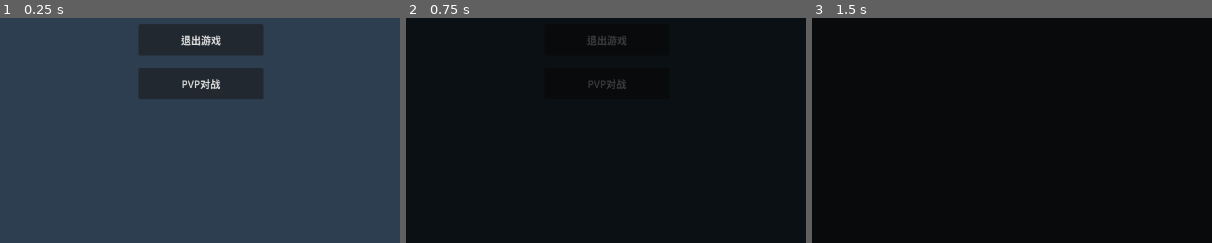
Above: before the commit, frames 1-3 (left to right).
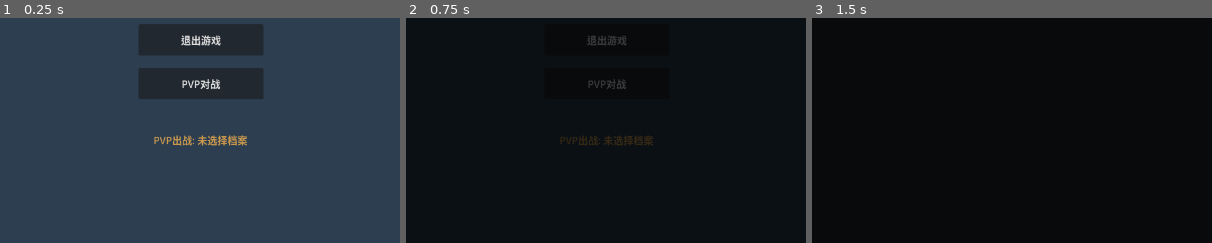
Above: after the commit, the same moments.

Repository: TianYu0321/Hero-Battle
Game: Godot game, scene res://scenes/main_menu/menu.tscn
The game is run twice, just before and just after one commit, with the same random seed, the same clock (stepped at 60 frames per second) and the same inputs.
Inputs:
- Up to frame 1 (0.25 s): no input
- Up to frame 2 (0.75 s): click "斗士档案" at 0.5 s
- Up to frame 3 (1.5 s): click "返回" at 1.25 s
The pictures show only the part of the screen within x 25-75%, y 50-100%; the shares and areas given below are measured in that part.

The runs differ from the first frame. In frame 1, 0.6% of the frame differs, in the area x 38-62%, y 52-57%; in frame 2, 0.4%; in frame 3, nothing differs.

Commit message:
0512开发

Diff:
--- a/autoload/game_manager.gd
+++ b/autoload/game_manager.gd
@@ -48,6 +48,21 @@
 var selected_hero_config_id: int = 0
 var selected_partner_config_ids: Array[int] = []
 var pending_save_data: Dictionary = {}
+
+# 当前PVP出战档案
+var current_pvp_archive: Dictionary = {}
+
+func set_pvp_archive(archive: Dictionary) -> void:
+	current_pvp_archive = archive.duplicate(true)
+	print("[GameManager] 设置PVP出战档案: %s" % archive.get("hero_name", "???"))
+
+func get_pvp_archive() -> Dictionary:
+	if current_pvp_archive.is_empty():
+		# 如果没有设置，自动取最新档案
+		var archives: Array[Dictionary] = SaveManager.load_archives("date", 1, "")
+		if not archives.is_empty() and archives[0].get("is_fixed", false):
+			current_pvp_archive = archives[0]
+	return current_pvp_archive
 
 var _current_state: String = "MENU"
 var _is_transitioning: bool = false
--- a/autoload/save_manager.gd
+++ b/autoload/save_manager.gd
@@ -215,6 +215,13 @@
 	if not archive.has("created_at"):
 		archive["created_at"] = Time.get_unix_time_from_system()
 	archive["is_fixed"] = true
+	# 初始化PVP字段（兼容旧档案）
+	if not archive.has("net_wins"):
+		archive["net_wins"] = 0
+	if not archive.has("total_wins"):
+		archive["total_wins"] = 0
+	if not archive.has("total_losses"):
+		archive["total_losses"] = 0
 
 	var file_path: String = ConfigManager.ARCHIVE_FILE
 	var existing: Dictionary = ModelsSerializer.load_json_file(file_path)
@@ -326,6 +333,36 @@
 		file.store_string(JSON.stringify(data, "\t"))
 		file.close()
 
+func update_archive(archive_id: String, new_data: Dictionary) -> bool:
+	var file_path: String = ConfigManager.ARCHIVE_FILE
+	var data: Dictionary = ModelsSerializer.load_json_file(file_path)
+	if data.is_empty():
+		push_warning("[SaveManager] update_archive: archive file not found")
+		return false
+	var archives: Array = data.get("archives", [])
+	for i in range(archives.size()):
+		var entry: Dictionary = archives[i]
+		if entry.get("archive_id", "") == archive_id:
+			# 合并更新，保留不可变字段
+			var updated: Dictionary = entry.duplicate(true)
+			for key in new_data.keys():
+				if key in ["archive_id", "created_at"]:
+					continue
+				updated[key] = new_data[key]
+			archives[i] = updated
+			data["last_updated"] = Time.get_unix_time_from_system()
+			var file: FileAccess = FileAccess.open(file_path, FileAccess.WRITE)
+			if file != null:
+				file.store_string(JSON.stringify(data, "\t"))
+				file.close()
+				print("[SaveManager] 更新档案成功: %s" % archive_id)
+				return true
+			else:
+				push_error("[SaveManager] 更新档案失败: 无法写入文件")
+				return false
+	push_warning("[SaveManager] update_archive: archive_id not found: %s" % archive_id)
+	return false
+
 # 兼容旧调用
 func _load_player_data() -> Dictionary:
 	return load_player_data()
--- a/scenes/archive_view/archive_detail.gd
+++ b/scenes/archive_view/archive_detail.gd
@@ -7,6 +7,7 @@
 extends PanelContainer
 
 signal back_requested
+signal pvp_archive_set(archive_data: Dictionary)
 
 @onready var _title_label: Label = $VBox/TitleRow/TitleLabel
 @onready var _close_button: Button = $VBox/TitleRow/CloseButton
@@ -18,6 +19,9 @@
 @onready var _score_container: VBoxContainer = $VBox/ScoreSection/ScoreContainer
 @onready var _stat_container: VBoxContainer = $VBox/StatSection/StatContainer
 @onready var _back_button: Button = $VBox/BackButton
+@onready var _set_pvp_button: Button = $VBox/SetPVPButton
+
+var _current_archive: Dictionary = {}
 
 const _ATTR_NAMES: Array[String] = ["体魄", "力量", "敏捷", "技巧", "精神"]
 const _ATTR_KEYS: Array[String] = ["attr_snapshot_vit", "attr_snapshot_str", "attr_snapshot_agi", "attr_snapshot_tec", "attr_snapshot_mnd"]
@@ -34,9 +38,11 @@
 func _ready() -> void:
 	_back_button.pressed.connect(func(): back_requested.emit())
 	_close_button.pressed.connect(func(): back_requested.emit())
+	_set_pvp_button.pressed.connect(_on_set_pvp_pressed)
 
 func show_archive(data: Dictionary) -> void:
 	visible = true
+	_current_archive = data.duplicate(true)
 	var hero_name: String = data.get("hero_name", "未知")
 	var rating: String = data.get("final_grade", data.get("grade", "D"))
 	var total_score: float = data.get("total_score", data.get("final_score", 0))
@@ -50,6 +56,15 @@
 	_populate_partners(data)
 	_populate_score(data, total_score)
 	_populate_stats(data)
+
+func _on_set_pvp_pressed() -> void:
+	if _current_archive.is_empty():
+		return
+	GameManager.set_pvp_archive(_current_archive)
+	pvp_archive_set.emit(_current_archive)
+	_set_pvp_button.text = "已设为出战档案"
+	_set_pvp_button.disabled = true
+	print("[ArchiveDetail] 已设为PVP出战档案: %s" % _current_archive.get("hero_name", "???"))
 
 func _populate_attrs(data: Dictionary) -> void:
 	# 清空旧节点
--- a/scenes/archive_view/archive_detail.tscn
+++ b/scenes/archive_view/archive_detail.tscn
@@ -100,6 +100,11 @@
 layout_mode = 2
 theme_override_constants/separation = 4
 
+[node name="SetPVPButton" type="Button" parent="VBox"]
+layout_mode = 2
+size_flags_horizontal = 4
+text = "设为出战档案"
+
 [node name="BackButton" type="Button" parent="VBox"]
 layout_mode = 2
 size_flags_horizontal = 4
--- a/scenes/main_menu/menu.gd
+++ b/scenes/main_menu/menu.gd
@@ -48,6 +48,8 @@
 	_btn_continue.visible = has_save
 	print("[MainMenu] 继续游戏按钮显隐: ", has_save)
 
+	_update_pvp_archive_display()
+
 	EventBus.save_loaded.connect(_on_save_loaded)
 	EventBus.load_failed.connect(_on_load_failed)
 
@@ -92,6 +94,21 @@
 		_btn_continue.visible = has_save
 		print("[MainMenu] _enter_tree 重新检查存档: ", has_save)
 
+func _update_pvp_archive_display() -> void:
+	var archive := GameManager.get_pvp_archive()
+	var hint_label: Label = get_node_or_null("PVPHintLabel")
+	if hint_label == null:
+		return
+	if not archive.is_empty():
+		hint_label.text = "PVP出战: %s (净胜场:%d)" % [
+			archive.get("hero_name", "???"),
+			archive.get("net_wins", 0)
+		]
+		hint_label.visible = true
+	else:
+		hint_label.text = "PVP出战: 未选择档案"
+		hint_label.visible = true
+
 ## v2.0: 排行榜系统（净胜场制）
 func show_leaderboard() -> void:
 	var leaderboard_data: Array[Dictionary] = _load_leaderboard_data()
--- a/scenes/main_menu/menu.tscn
+++ b/scenes/main_menu/menu.tscn
@@ -92,6 +92,22 @@
 
 [node name="PauseMenu" parent="." instance=ExtResource("2_pause")]
 
+[node name="PVPHintLabel" type="Label" parent="."]
+layout_mode = 1
+anchors_preset = 5
+anchor_left = 0.5
+anchor_right = 0.5
+offset_left = -200.0
+offset_top = 540.0
+offset_right = 200.0
+offset_bottom = 570.0
+grow_horizontal = 2
+theme_override_font_sizes/font_size = 16
+theme_override_colors/font_color = Color(0.8, 0.6, 0.3, 1)
+text = ""
+horizontal_alignment = 1
+vertical_alignment = 1
+
 [node name="VersionLabel" type="Label" parent="."]
 layout_mode = 1
 anchors_preset = 3
--- a/scenes/pvp_lobby/pvp_lobby.gd
+++ b/scenes/pvp_lobby/pvp_lobby.gd
@@ -1,6 +1,7 @@
 class_name PvpLobby
 extends Control
 
+@onready var hero_name_label: Label = $HeroNameLabel
 @onready var net_wins_label: Label = $NetWinsDisplay
 @onready var coin_label: Label = $MochengCoinDisplay
 @onready var match_button: Button = $MatchButton
@@ -11,13 +12,16 @@
 @onready var start_battle_button: Button = $MatchResultPanel/StartBattleButton
 @onready var cancel_button: Button = $MatchResultPanel/CancelButton
 @onready var battle_summary_panel = $BattleSummaryPanel
+@onready var no_archive_warning: Label = $NoArchiveWarning
 
 var _current_opponent: Dictionary = {}
 var _player_data: Dictionary = {}
+var _selected_archive: Dictionary = {}
 var _virtual_pool: VirtualArchivePool = null
 
 func _ready() -> void:
 	_load_player_data()
+	_load_selected_archive()
 	_update_ui()
 
 	match_button.pressed.connect(_on_match_pressed)
@@ -45,14 +49,52 @@
 			"last_pvp_date": "",
 		}
 
+func _load_selected_archive() -> void:
+	_selected_archive = GameManager.get_pvp_archive()
+	if _selected_archive.is_empty():
+		print("[PvpLobby] 没有出战档案")
+		return
+
+	# 补全字段（兼容旧档案）
+	if not _selected_archive.has("net_wins"):
+		_selected_archive["net_wins"] = 0
+	if not _selected_archive.has("total_wins"):
+		_selected_archive["total_wins"] = 0
+	if not _selected_archive.has("total_losses"):
+		_selected_archive["total_losses"] = 0
+
+	print("[PvpLobby] 出战档案: %s, 净胜场=%d" % [
+		_selected_archive.get("hero_name", "???"),
+		_selected_archive.get("net_wins", 0)
+	])
+
 func _update_ui() -> void:
-	net_wins_label.text = "当前净胜场: %d" % _player_data.get("net_wins", 0)
 	coin_label.text = "魔城币: %d" % _player_data.get("mocheng_coin", 0)
 
+	if _selected_archive.is_empty():
+		hero_name_label.visible = false
+		net_wins_label.visible = false
+		no_archive_warning.visible = true
+		match_button.disabled = true
+	else:
+		hero_name_label.visible = true
+		net_wins_label.visible = true
+		no_archive_warning.visible = false
+		match_button.disabled = false
+		hero_name_label.text = "出战: %s (%s级)" % [
+			_selected_archive.get("hero_name", "???"),
+			_selected_archive.get("final_grade", "?")
+		]
+		net_wins_label.text = "净胜场: %d" % _selected_archive.get("net_wins", 0)
+
 func _on_match_pressed() -> void:
+	if _selected_archive.is_empty():
+		push_warning("[PvpLobby] 未选择出战档案")
+		return
+
 	print("[PvpLobby] 开始匹配")
 
-	var net_wins: int = _player_data.get("net_wins", 0)
+	var net_wins: int = _selected_archive.get("net_wins", 0)
 	var opponent: Dictionary = _find_opponent_by_net_wins(net_wins)
 
 	if opponent.is_empty():
@@ -113,12 +155,11 @@
 	var pvp_director := PvpDirector.new()
 	add_child(pvp_director)
 
-	var player_archive := _get_current_player_archive()
 	var pvp_config: Dictionary = {
 		"turn_number": 30,
 		"player_gold": 0,
-		"player_hp": player_archive.get("max_hp_reached", 100),
-		"player_hero": _archive_to_battle_dict(player_archive),
+		"player_hp": _selected_archive.get("max_hp_reached", 100),
+		"player_hero": _archive_to_battle_dict(_selected_archive),
 		"run_seed": randi(),
 		"use_archive": true,
 		"opponent_archive": _current_opponent,
@@ -134,8 +175,8 @@
 		"winner": "player" if result.get("won", false) else "enemy",
 		"enemies": [{"name": result.get("opponent_name", "???")}],
 		"turns_elapsed": result.get("combat_summary", {}).get("turns", 0),
-		"hero_remaining_hp": int(player_archive.get("max_hp_reached", 100) * result.get("combat_summary", {}).get("player_hp_ratio", 1.0)),
-		"hero_max_hp": player_archive.get("max_hp_reached", 100),
+		"hero_remaining_hp": int(_selected_archive.get("max_hp_reached", 100) * result.get("combat_summary", {}).get("player_hp_ratio", 1.0)),
+		"hero_max_hp": _selected_archive.get("max_hp_reached", 100),
 		"gold_reward": 0,
 		"max_chain_count": result.get("combat_summary", {}).get("max_chain", 0),
 		"opponent_source": _current_opponent.get("_source", result.get("opponent_source", "ai")),
@@ -145,8 +186,8 @@
 
 func _process_pvp_result(result: Dictionary) -> void:
 	var won: bool = result.get("won", false)
-	var total_wins: int = _player_data.get("total_wins", 0)
-	var total_losses: int = _player_data.get("total_losses", 0)
+	var archive_total_wins: int = _selected_archive.get("total_wins", 0)
+	var archive_total_losses: int = _selected_archive.get("total_losses", 0)
 	var current_coin: int = _player_data.get("mocheng_coin", 0)
 	var today_wins: int = _player_data.get("pvp_wins_today", 0)
 	var last_date: String = _player_data.get("last_pvp_date", "")
@@ -157,8 +198,8 @@
 		last_date = today_str
 
 	if won:
-		total_wins += 1
-		_player_data["total_wins"] = total_wins
+		archive_total_wins += 1
+		_selected_archive["total_wins"] = archive_total_wins
 
 		if today_wins < 5:
 			current_coin += 20
@@ -168,35 +209,37 @@
 		else:
 			print("[PvpLobby] 今日PVP已达上限，不再发放魔城币")
 	else:
-		total_losses += 1
-		_player_data["total_losses"] = total_losses
+		archive_total_losses += 1
+		_selected_archive["total_losses"] = archive_total_losses
 		print("[PvpLobby] PVP失败")
 
-	var net_wins: int = maxi(0, total_wins - total_losses)
-	_player_data["net_wins"] = net_wins
+	var net_wins: int = maxi(0, archive_total_wins - archive_total_losses)
+	_selected_archive["net_wins"] = net_wins
+
+	# 保存档案更新
+	_save_archive_update()
+
+	# 更新账号数据
 	_player_data["mocheng_coin"] = current_coin
 	_player_data["pvp_wins_today"] = today_wins
 	_player_data["last_pvp_date"] = last_date
+	# 同时更新全局统计
+	_player_data["total_wins"] = _player_data.get("total_wins", 0) + (1 if won else 0)
+	_player_data["total_losses"] = _player_data.get("total_losses", 0) + (0 if won else 1)
+	_player_data["net_wins"] = maxi(0, _player_data.get("total_wins", 0) - _player_data.get("total_losses", 0))
 
 	SaveManager.save_player_data(_player_data)
 	_update_ui()
 
-	print("[PvpLobby] PVP结算完成: 净胜场=%d, 魔城币=%d" % [net_wins, current_coin])
-
-func _get_current_player_archive() -> Dictionary:
-	var archives: Array[Dictionary] = SaveManager.load_archives("date", 1, "")
-	if not archives.is_empty():
-		return archives[0]
-	return {
-		"hero_config_id": 1,
-		"attr_snapshot_vit": 20,
-		"attr_snapshot_str": 20,
-		"attr_snapshot_agi": 20,
-		"attr_snapshot_tec": 20,
-		"attr_snapshot_mnd": 20,
-		"max_hp_reached": 100,
-		"partners": [],
-	}
+	print("[PvpLobby] PVP结算完成: 档案净胜场=%d, 魔城币=%d" % [net_wins, current_coin])
+
+func _save_archive_update() -> void:
+	var archive_id: String = _selected_archive.get("archive_id", "")
+	if archive_id.is_empty():
+		push_warning("[PvpLobby] 档案没有 archive_id，无法保存更新")
+		return
+	SaveManager.update_archive(archive_id, _selected_archive)
+	GameManager.set_pvp_archive(_selected_archive)
 
 func _archive_to_battle_dict(archive: Dictionary) -> Dictionary:
 	return {
--- a/scenes/pvp_lobby/pvp_lobby.tscn
+++ b/scenes/pvp_lobby/pvp_lobby.tscn
@@ -49,28 +49,54 @@
 horizontal_alignment = 1
 vertical_alignment = 1
 
+[node name="HeroNameLabel" type="Label" parent="."]
+layout_mode = 0
+offset_left = 440.0
+offset_top = 120.0
+offset_right = 840.0
+offset_bottom = 155.0
+theme_override_font_sizes/font_size = 24
+theme_override_colors/font_color = Color(0.9, 0.8, 0.5, 1)
+text = "出战档案: 未选择"
+horizontal_alignment = 1
+vertical_alignment = 1
+
 [node name="NetWinsDisplay" type="Label" parent="."]
 layout_mode = 0
 offset_left = 440.0
-offset_top = 140.0
+offset_top = 160.0
 offset_right = 840.0
-offset_bottom = 180.0
+offset_bottom = 195.0
 theme_override_font_sizes/font_size = 22
-text = "当前净胜场: 0"
+text = "净胜场: -"
 horizontal_alignment = 1
 vertical_alignment = 1
 
 [node name="MochengCoinDisplay" type="Label" parent="."]
 layout_mode = 0
 offset_left = 440.0
-offset_top = 190.0
+offset_top = 200.0
 offset_right = 840.0
-offset_bottom = 230.0
+offset_bottom = 235.0
 theme_override_font_sizes/font_size = 22
 theme_override_colors/font_color = Color(0.8, 0.6, 0.3, 1)
 text = "魔城币: 0"
 horizontal_alignment = 1
 vertical_alignment = 1
+
+[node name="NoArchiveWarning" type="Label" parent="."]
+layout_mode = 0
+offset_left = 340.0
+offset_top = 120.0
+offset_right = 940.0
+offset_bottom = 235.0
+theme_override_font_sizes/font_size = 22
+theme_override_colors/font_color = Color(0.9, 0.3, 0.3, 1)
+text = "请先前往\"斗士档案\"选择出战档案"
+horizontal_alignment = 1
+vertical_alignment = 1
+autowrap_mode = 2
+visible = false
 
 [node name="MatchButton" type="Button" parent="."]
 layout_mode = 0
--- a/scripts/systems/leaderboard_system.gd
+++ b/scripts/systems/leaderboard_system.gd
@@ -13,7 +13,9 @@
 var _prev_archive_ids: Dictionary = {}
 
 func get_leaderboard(limit: int = _DEFAULT_LIMIT, filter_hero: String = "") -> Array[Dictionary]:
-	var archives: Array[Dictionary] = SaveManager.load_archives("score", 9999, filter_hero)
+	var archives: Array[Dictionary] = SaveManager.load_archives("date", 9999, filter_hero)
+	# 按档案级净胜场降序排序
+	archives.sort_custom(func(a, b): return a.get("net_wins", 0) > b.get("net_wins", 0))
 	var result: Array[Dictionary] = []
 
 	# 构建当前排名映射
Not shown, added: Docs/0512改动/task-card-pvp-v2-mainmenu.md
